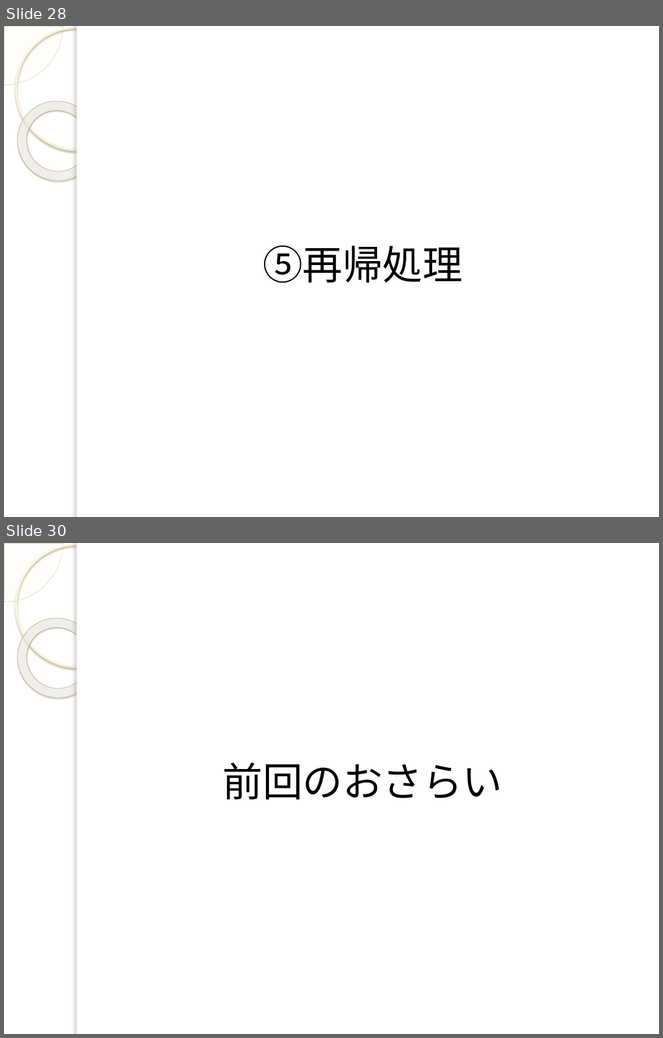
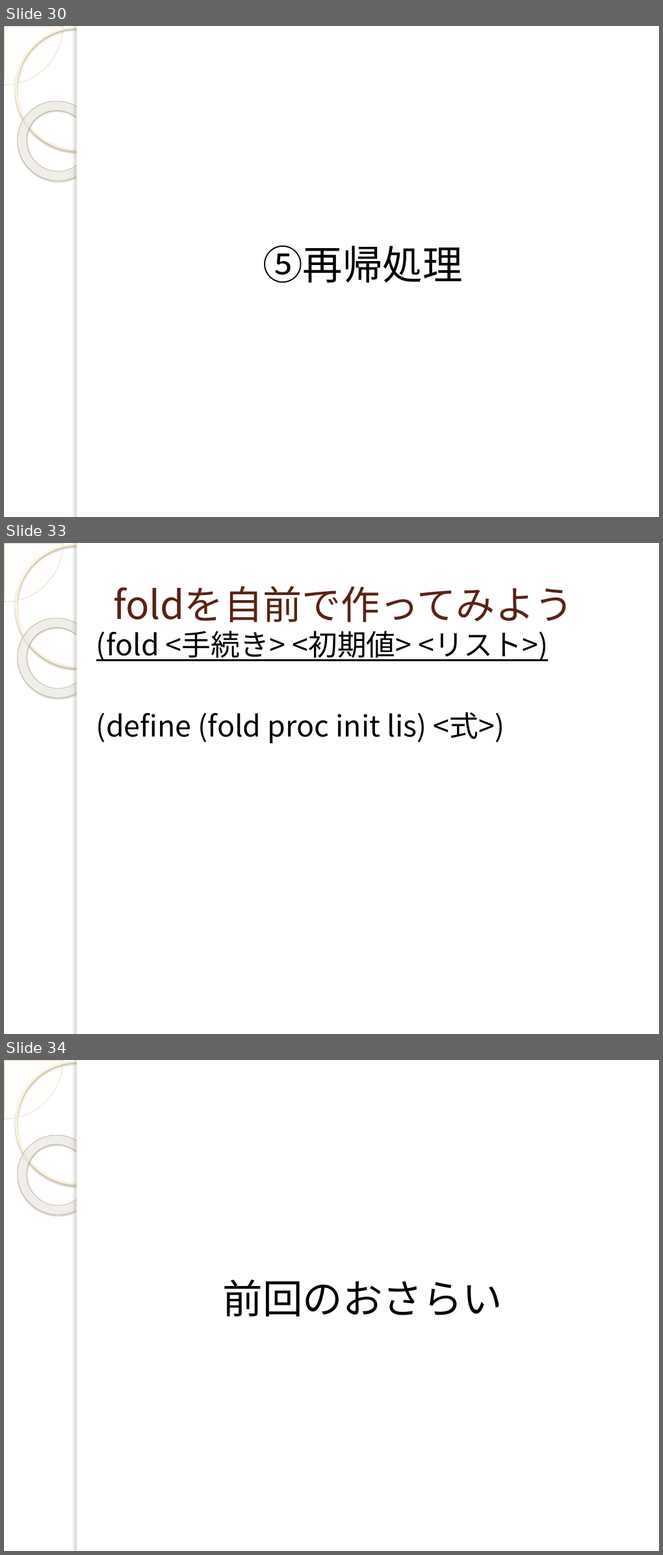
Before and after one commit to yuridonus/FEstudy, a slide deck: scheme.pptx. Shown one above the other, each under a label of ours: slides 28 and 30 before the commit, slides 30, 33 and 34 after it; the slides between them are not shown. The pictures are 663x1038 and 663x1555 pixels, drawn with LibreOffice and Linux fonts; fonts in the diff are those of the drawing; background and template pictures are left out. Boxes give left, top, right and bottom in pixels: in the first picture for what was removed or moved away, otherwise in the second. Text is boxed around its words. In the diff, an @@ line names an element or a change of style, - is before the commit and + after.

```diff
--- a/scheme.pptx
+++ b/scheme.pptx
@@ slide 33 added at [4,543,659,1034], background picture (left out); not listed: 5 template elements that a slide beside it also shows @@
@@ title added at [113,586,573,622], 43 pt, text #572314 @@
+foldを自前で作ってみよう
@@ text added at [96,631,549,744], 32 pt, text #000000 @@
+(fold <手続き> <初期値> <リスト>)
+(define (fold proc init lis) <式>)
@@ what was slide 28 is now slide 30 @@
@@ what was slide 30 is now slide 34 @@
```
Also in this commit, not shown: 3 slides changed, 4 other slides added, 1 slide removed.
